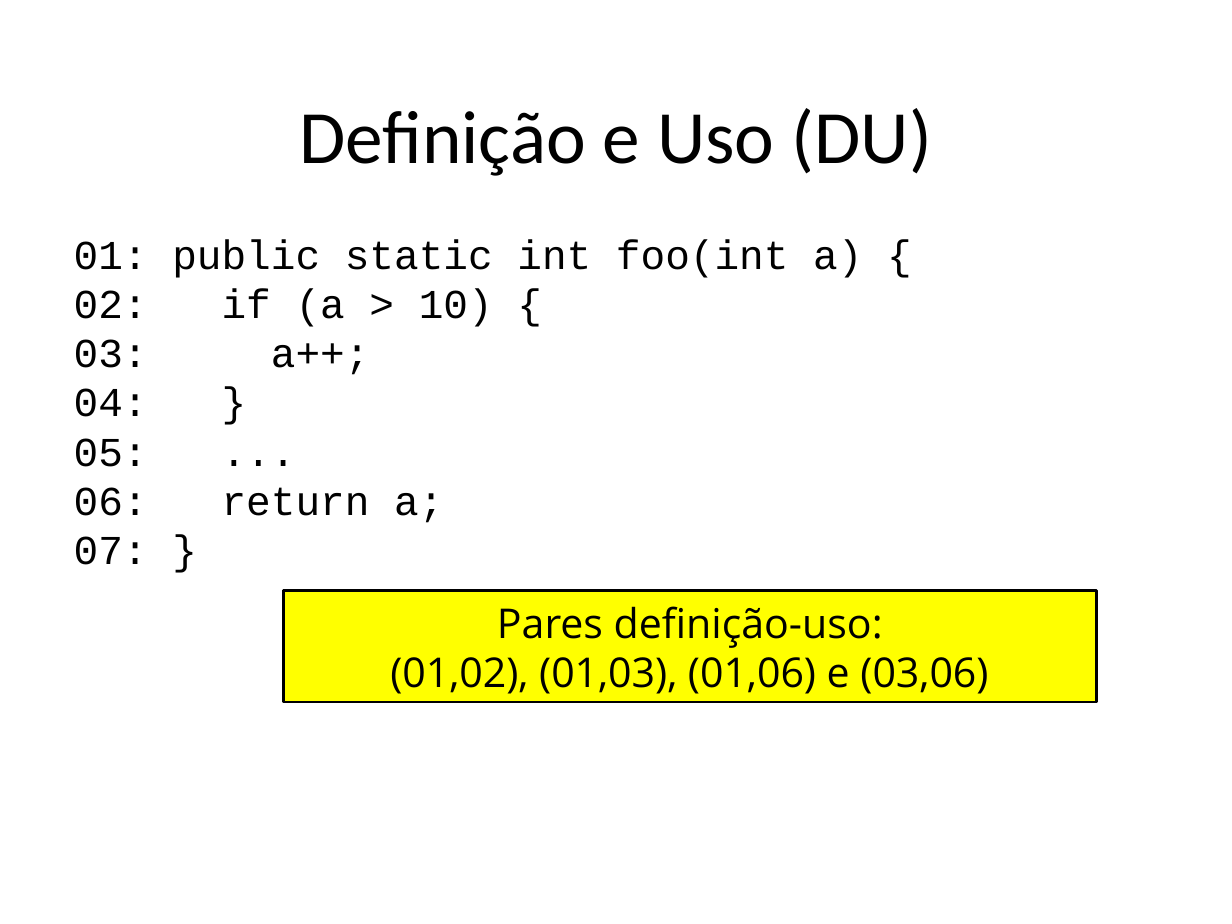
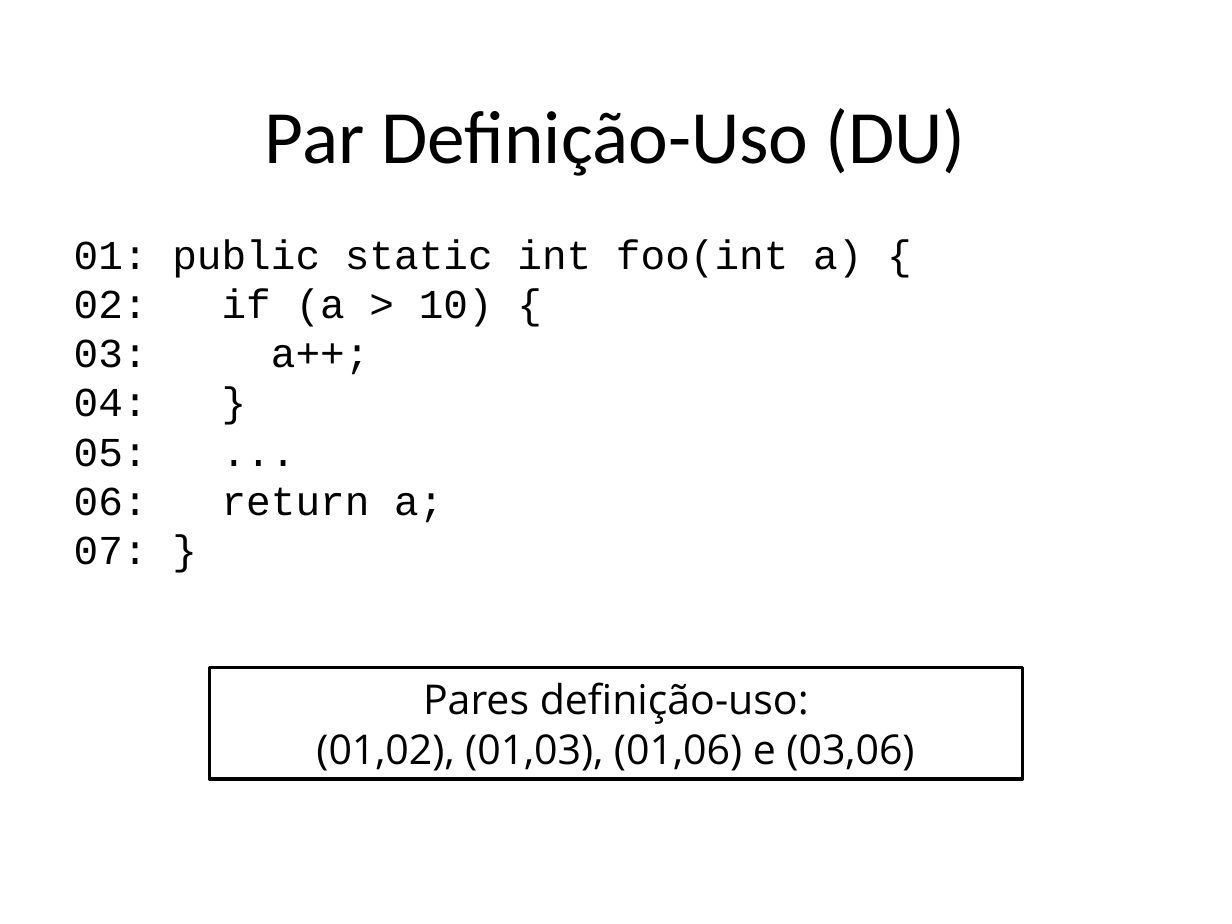
Before and after one commit to STAR-RG/testing-cin, a slide deck: slide 112 of slides.pptx (slide 111 before the commit). Drawn at 1232x924 pixels with LibreOffice and Linux fonts; fonts in the diff are those of the drawing. Boxes give left, top, right and bottom in pixels: in the first picture for what was removed or moved away, otherwise in the second. Text is boxed around its words. In the diff, an @@ line names an element or a change of style, - is before the commit and + after.

```diff
--- a/slides.pptx
+++ b/slides.pptx
@@ text at box(265, 108, 966, 176): text changed @@
-Definição e Uso (DU)
+Par Definição-Uso (DU)
@@ rectangle "Pares definição-uso:": place and size @@
-rectangle "Pares definição-uso:" at box(283, 590, 1096, 702)
+rectangle "Pares definição-uso:" at box(209, 668, 1023, 780)
@@ rectangle "Pares definição-uso:" at box(209, 668, 1023, 780): fill #FFFF00 to #FFFFFF; outline #000000 1.5 pt to #000000 2 pt @@
```
Also in this commit, not shown: 15 other slides changed, 3 slides added, 1 slide removed.
